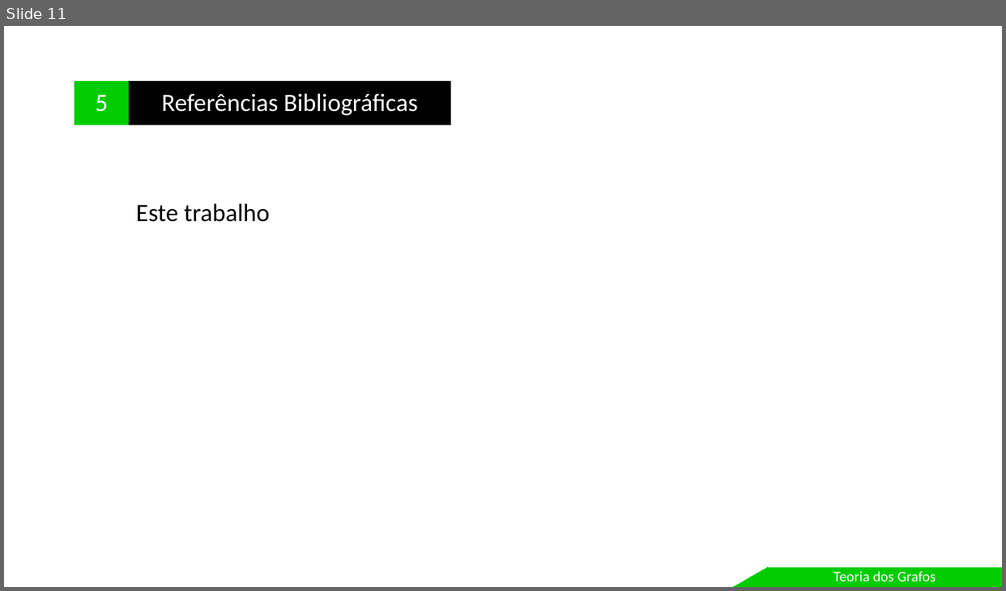
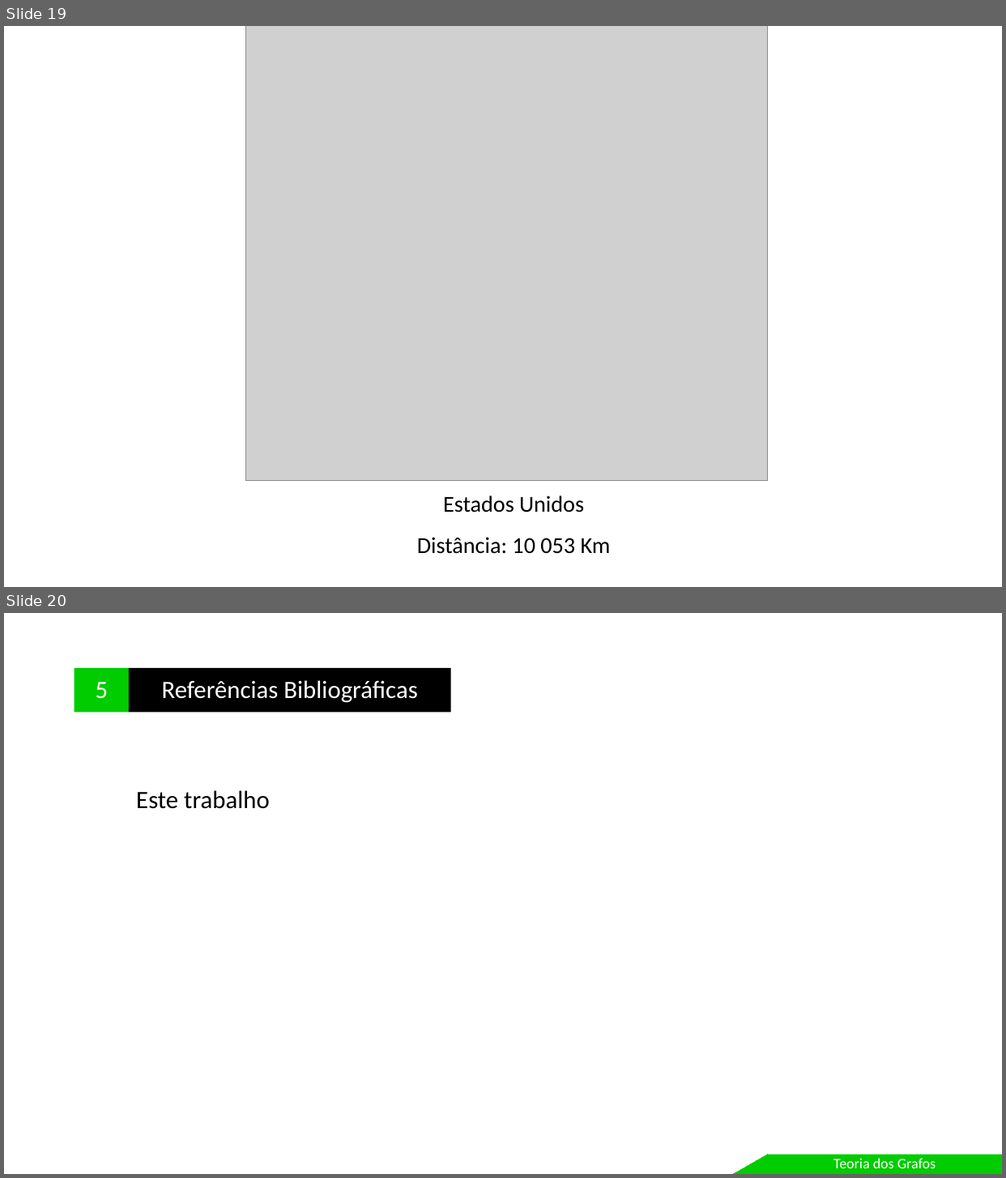
Before and after one commit to leandroungari/fctpp-grafos-sistema, a slide deck: apresentacao/Apresentacao.pptx. Shown one above the other, each under a label of ours: slide 11 before the commit, slides 19 and 20 after it. The pictures are 1006x591 and 1006x1178 pixels, drawn with LibreOffice and Linux fonts; fonts in the diff are those of the drawing; grey boxes stand for pictures. Boxes give left, top, right and bottom in pixels: in the first picture for what was removed or moved away, otherwise in the second. Text is boxed around its words. In the diff, an @@ line names an element or a change of style, - is before the commit and + after.

```diff
--- a/apresentacao/Apresentacao.pptx
+++ b/apresentacao/Apresentacao.pptx
@@ slide 19 added at [4, 26, 1002, 587], background #FFFFFF @@
@@ picture added at [246, 26, 768, 481] @@
@@ text added at [417, 496, 611, 554], 22 pt, text #000000 @@
+Estados Unidos
+Distância: 10 053 Km
@@ what was slide 11 is now slide 20 @@
```
Also in this commit, not shown: 3 slides changed, 10 other slides added, 2 slides removed, 11 other files.
